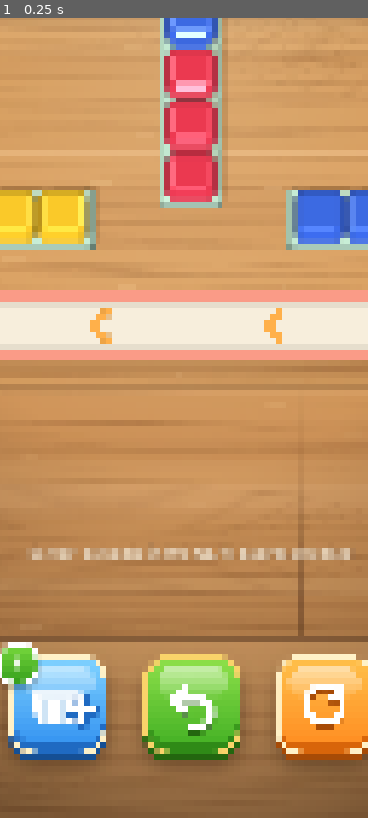
Above: before the commit, frame 1.
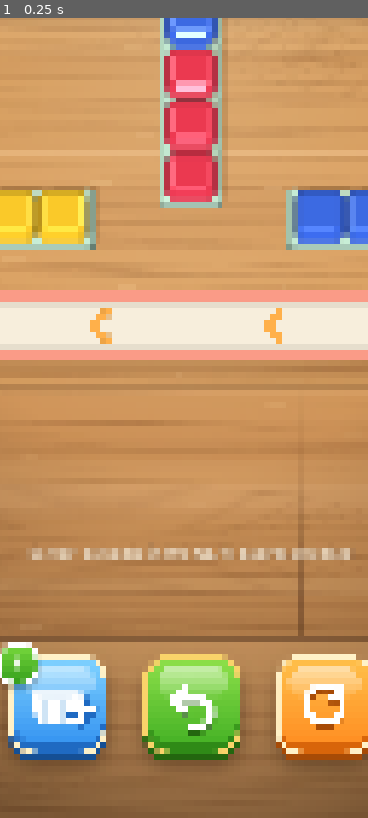
Above: after the commit, the same moment.

Repository: RobertSassen/gumdrop
Game: Godot game, scene res://scenes/game.tscn
Two runs of this game, one before a commit and one after it. Both use one fixed random seed, a clock stepped at 60 frames per second and the inputs below.
Inputs:
- Up to frame 1 (0.25 s): no input
The pictures show only the part of the screen within x 24-74%, y 50-100%; the shares and areas given below are measured in that part.

The runs differ from the first frame. In frame 1, less than 0.1% of the frame differs, in the area x 19-81%, y 21-89%.

Commit message:
Fill riding cups with jelly, thin the Spare plus outline
- Riding jelly is a new cupfill sprite: jelly filling the cup to the brim
  with a soft dome, tinted per flavor like cubes, drawn over the cup. The
  riding_cube_scale tuning key is gone with the cube in a cup.
- Sprite edges no longer get a dark antialiasing fringe: partly
  transparent pixels take their opaque neighbors' color.
- The plus on the Spare button has a narrower outline.

Co-Authored-By: Claude Opus 5.5 <noreply@anthropic.com>
Claude-Session: https://claude.ai/code/session_016FES2as2rxmmayKmhRET6j

Diff:
--- a/scripts/core/tuning.gd
+++ b/scripts/core/tuning.gd
@@ -31,7 +31,6 @@
 	},
 	"look": {
 		"cube_size_px": 70.0,
-		"riding_cube_scale": 0.86,
 		"jelly_gloss": 0.8,
 		"belt_width_px": 64.0,
 		"rail_width_px": 18.0,
--- a/scripts/game.gd
+++ b/scripts/game.gd
@@ -41,7 +41,6 @@
 var col_ink: Color
 var col_ink_soft: Color
 var cube_size := 70.0
-var riding_scale := 0.86
 var cube_gap := 50.0
 var belt_width := 64.0
 var rail_width := 12.0
@@ -84,6 +83,7 @@
 var font_semibold: Font
 var tex := {}
 var cube_tex: Array = []  # per flavor, tinted
+var cup_fill_tex: Array = []  # per flavor: jelly filling a cup, drawn over the cup
 var slab_tex_h: Array = []
 var slab_tex_v: Array = []
 var pane_empty_box: StyleBoxTexture
@@ -350,7 +350,6 @@
 	col_ink = Tuning.color("ink")
 	col_ink_soft = Tuning.color("ink_soft")
 	cube_size = minf(Tuning.num("look", "cube_size_px"), Level.CELL - 4.0)
-	riding_scale = Tuning.num("look", "riding_cube_scale")
 	cube_gap = Tuning.num("loop", "riding_cube_gap_px")
 	belt_width = Tuning.num("look", "belt_width_px")
 	rail_width = Tuning.num("look", "rail_width_px")
@@ -368,10 +367,11 @@
 ## multiplied by the color, then the gloss added on top.
 func _make_jelly_art() -> void:
 	cube_tex = []
+	cup_fill_tex = []
 	slab_tex_h = []
 	slab_tex_v = []
 	var layers := {}
-	for n in ["cube", "slab_h", "slab_v"]:
+	for n in ["cube", "slab_h", "slab_v", "cupfill"]:
 		layers[n] = []
 		for k in ["shadow", "body", "gloss"]:
 			var img: Image = load("res://art/%s_%s.png" % [n, k]).get_image()
@@ -379,6 +379,7 @@
 			layers[n].append(img)
 	for c in flavor_colors:
 		cube_tex.append(ImageTexture.create_from_image(_tint(layers["cube"], c, 0.0)))
+		cup_fill_tex.append(ImageTexture.create_from_image(_tint(layers["cupfill"], c, 0.0)))
 		# A set slab glows a little brighter than loose cubes.
 		slab_tex_h.append(ImageTexture.create_from_image(_tint(layers["slab_h"], c, 0.18)))
 		slab_tex_v.append(ImageTexture.create_from_image(_tint(layers["slab_v"], c, 0.18)))
@@ -626,7 +627,7 @@
 		draw_texture_rect(st, Rect2(center + o - full / 2.0, full), false)
 
 
-## Cubes riding the belt, each in a cup. Cubes that left a tray together share
+## Jelly riding the belt, filling a cup. Cubes that left a tray together share
 ## a position in the rules, so they're drawn one behind the other.
 func _draw_riding_cubes() -> void:
 	var at_pos := {}
@@ -636,8 +637,9 @@
 		var k: int = at_pos.get(r.y, 0)
 		at_pos[r.y] = k + 1
 		var p := _belt_draw_point(r.y + carry - k * cube_gap)
-		draw_texture(cup, (p - cup.get_size() / 2.0).round())
-		_draw_cube(p + Vector2(0, -8), r.x, riding_scale)
+		var at := (p - cup.get_size() / 2.0).round()
+		draw_texture(cup, at)
+		draw_texture(cup_fill_tex[r.x], at)
 
 
 ## The window cake: a card with the order's name on a ribbon and one pane per
--- a/tuning.json
+++ b/tuning.json
@@ -30,7 +30,6 @@
  "look": {
   "_notes": "Sizes in screen pixels (the screen is 1080 x 2340); colors as hex. Cube size must stay under 76 (the tray cavity). Jelly sprites are white and take their color from flavors, so palette changes need no new art. jelly_gloss scales the shine on jelly.",
   "cube_size_px": 70,
-  "riding_cube_scale": 0.86,
   "jelly_gloss": 0.8,
   "belt_width_px": 64,
   "rail_width_px": 18,
Binary file changed: art/btn_spare.png
Binary file changed: art/cube_body.png
Binary file changed: art/cube_gloss.png
Binary file changed: art/cup.png
Binary file added: art/cupfill_body.png
Not shown, added: art/cupfill_body.png.import
Binary file added: art/cupfill_gloss.png
Not shown, added: art/cupfill_gloss.png.import
Binary file added: art/cupfill_shadow.png
Not shown, added: art/cupfill_shadow.png.import
Binary file changed: art/pane_body.png
Binary file changed: art/slab_h_body.png
(and 7 more such lines)
